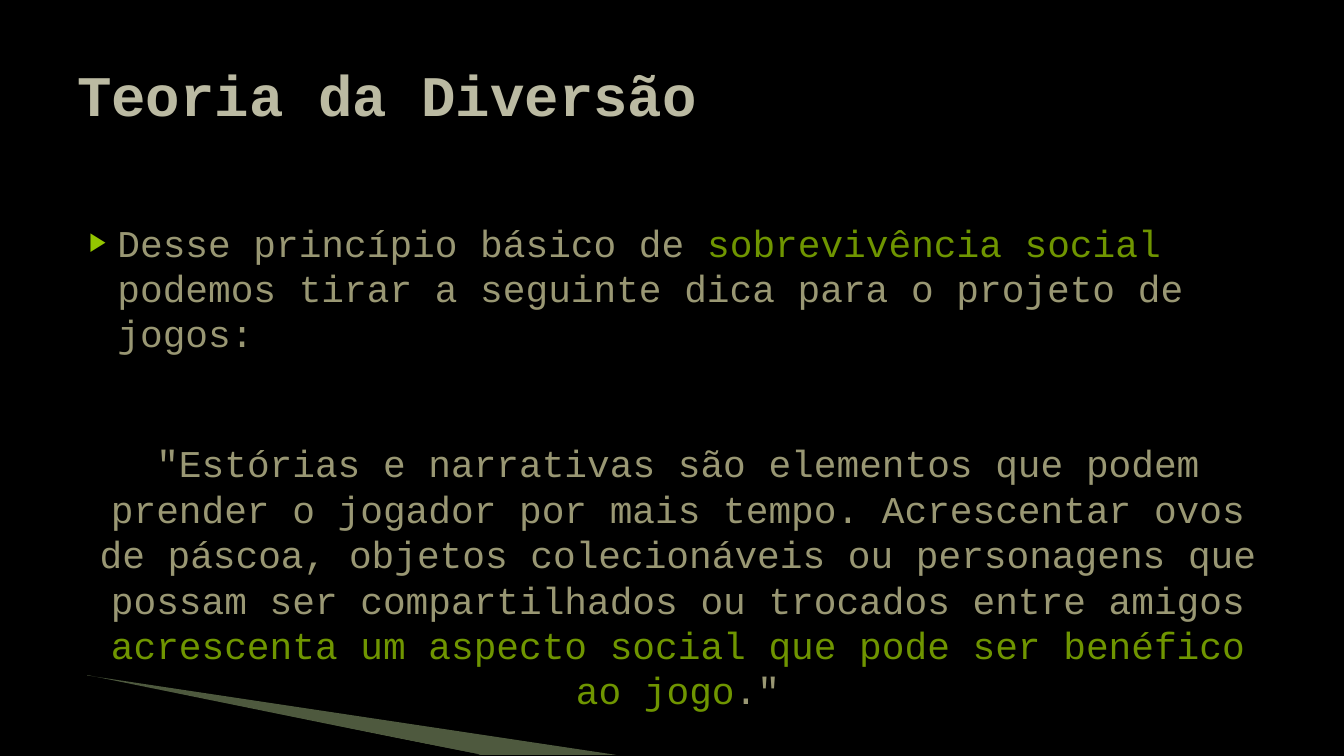
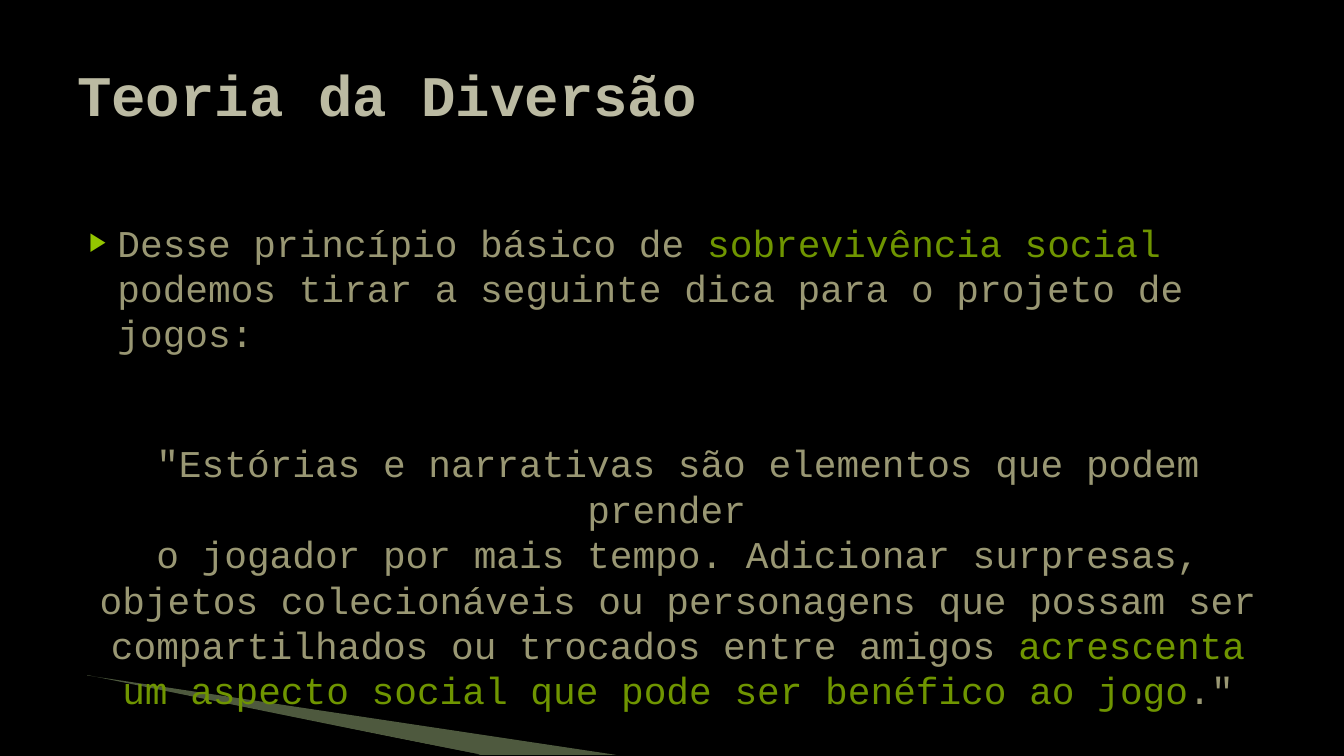
Before and after one commit to JudsonSS/Jogos, a slide deck: slide 13 of Slides/00. Introdução.pptx. Drawn at 1344x756 pixels with LibreOffice and Linux fonts; fonts in the diff are those of the drawing; background and template pictures are left out. Boxes give left, top, right and bottom in pixels: in the first picture for what was removed or moved away, otherwise in the second. Text is boxed around its words. In the diff, an @@ line names an element or a change of style, - is before the commit and + after.

```diff
--- a/Slides/00. Introdução.pptx
+++ b/Slides/00. Introdução.pptx
@@ text at [100,450,1256,715]: text changed @@
-"Estórias e narrativas são elementos que podem prender o jogador por mais tempo. Acrescentar ovos de páscoa, objetos colecionáveis ou personagens que possam ser compartilhados ou trocados entre amigos acrescenta um aspecto social que pode ser benéfico ao jogo."
+"Estórias e narrativas são elementos que podem prender
+o jogador por mais tempo. Adicionar surpresas, objetos colecionáveis ou personagens que possam ser compartilhados ou trocados entre amigos acrescenta um aspecto social que pode ser benéfico ao jogo."
```
Also in this commit, not shown: 7 other slides changed.
